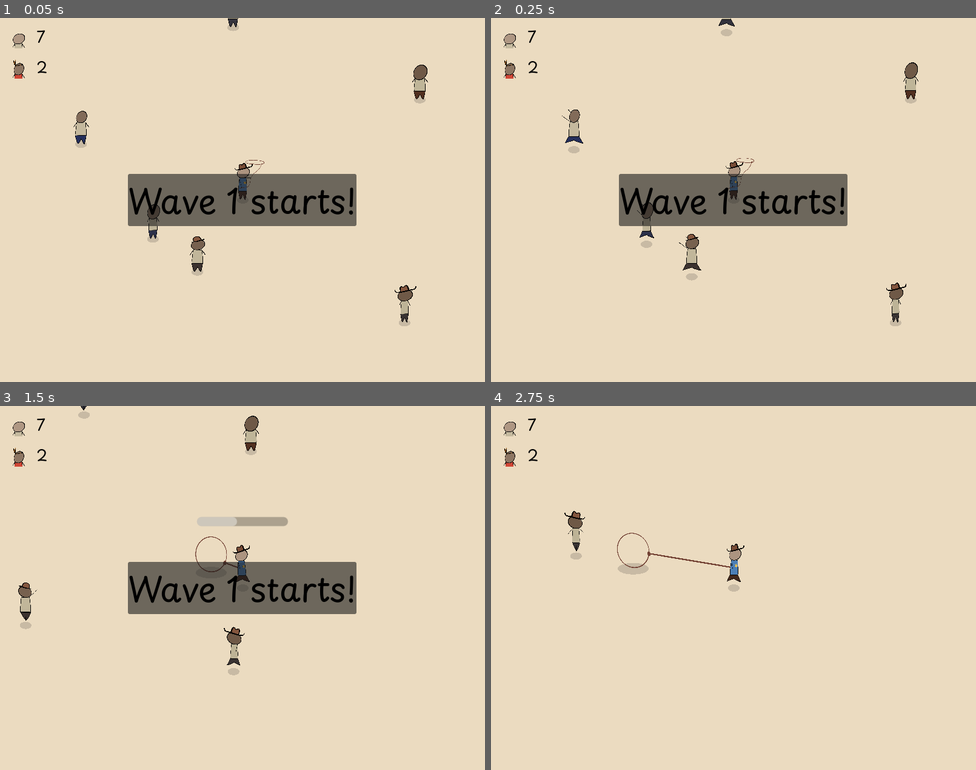
Above: before the commit, frames 1-4 (two rows, left to right).
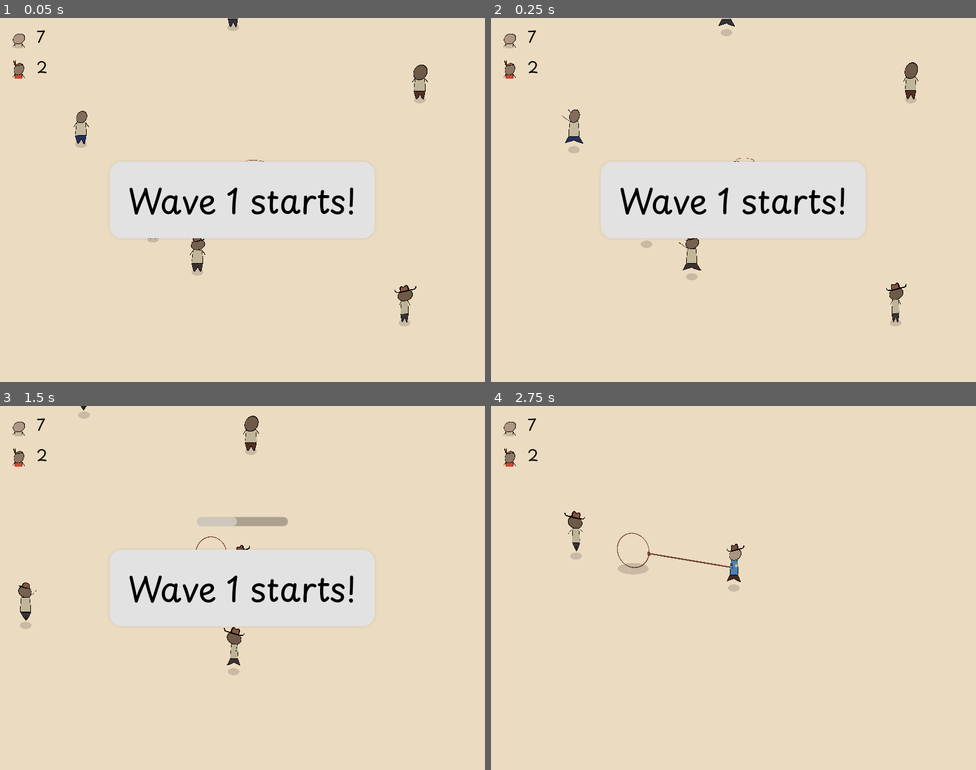
Above: after the commit, the same moments.

Repository: martindzejky/gmtk2025
Game: Godot game, scene res://waves_testing.tscn
Two runs of this game, one before a commit and one after it. Both use one fixed random seed, a clock stepped at 60 frames per second and the inputs below.
Inputs (mouse positions are in pixels of both pictures, inside the frame that each line leads up to):
- Up to frame 1 (0.05 s): no input
- Up to frame 2 (0.25 s): no input
- Up to frame 3 (1.5 s): move the mouse to (349, 569) at 0.52 s; hold D (move_right) 0.53-1.28 s; tap Shift (dash) at 0.6 s; move the mouse to (145, 606) at 1.27 s; hold S (move_down) from 1.28 s (still down); click (145, 606) at 1.35 s
- Up to frame 4 (2.75 s): move the mouse to (782, 507) at 2.02 s; release S (move_down) at 2.03 s; hold D (move_right) from 2.03 s (still down); tap Shift (dash) at 2.1 s

The runs differ from the first frame. In frame 1, 11% of the frame differs, in the area x 22-78%, y 39-61%; in frame 2, 11%; in frame 3, 11%; in frame 4, nothing differs.

Commit message:
improvements to ui and rope tied sound

Diff:
--- a/ui/default_theme.tres
+++ b/ui/default_theme.tres
@@ -1,6 +1,19 @@
-[gd_resource type="Theme" load_steps=2 format=3 uid="uid://cd6h55fs5yde4"]
+[gd_resource type="Theme" load_steps=3 format=3 uid="uid://cd6h55fs5yde4"]
 
 [ext_resource type="FontVariation" uid="uid://q6nkrkl8lof" path="res://font/default_font.tres" id="1_vos2p"]
+
+[sub_resource type="StyleBoxFlat" id="StyleBoxFlat_vos2p"]
+bg_color = Color(0.886262, 0.886261, 0.886262, 1)
+corner_radius_top_left = 20
+corner_radius_top_right = 20
+corner_radius_bottom_right = 20
+corner_radius_bottom_left = 20
+expand_margin_left = 30.0
+expand_margin_top = 20.0
+expand_margin_right = 30.0
+expand_margin_bottom = 20.0
+shadow_color = Color(0, 0, 0, 0.0392157)
+shadow_size = 5
 
 [resource]
 default_font = ExtResource("1_vos2p")
@@ -14,3 +27,4 @@
 MarginContainer/constants/margin_left = 10
 MarginContainer/constants/margin_right = 10
 MarginContainer/constants/margin_top = 10
+PanelContainer/styles/panel = SubResource("StyleBoxFlat_vos2p")
Not shown, changed: sounds/rope_tied.wav
